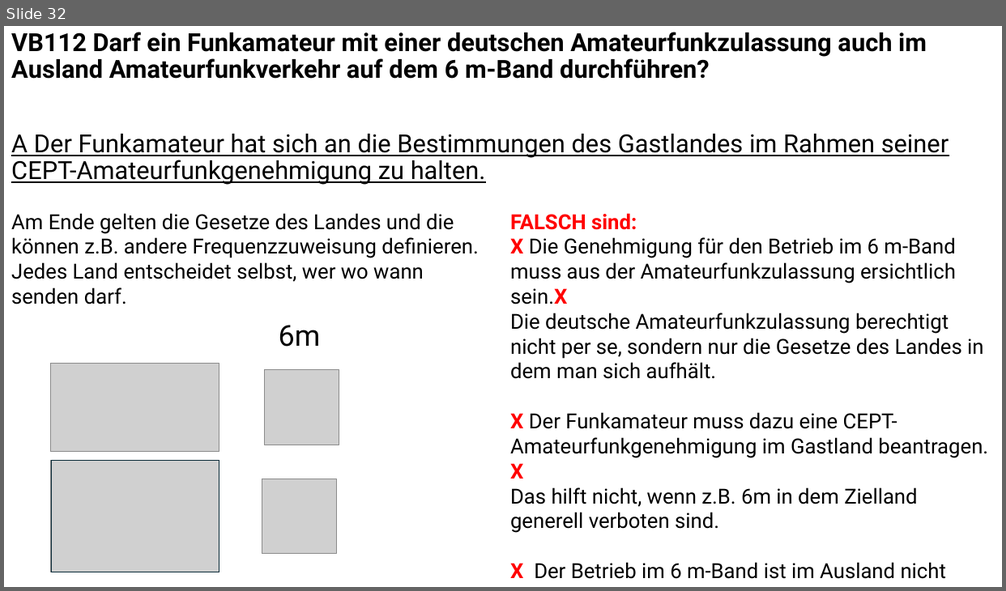
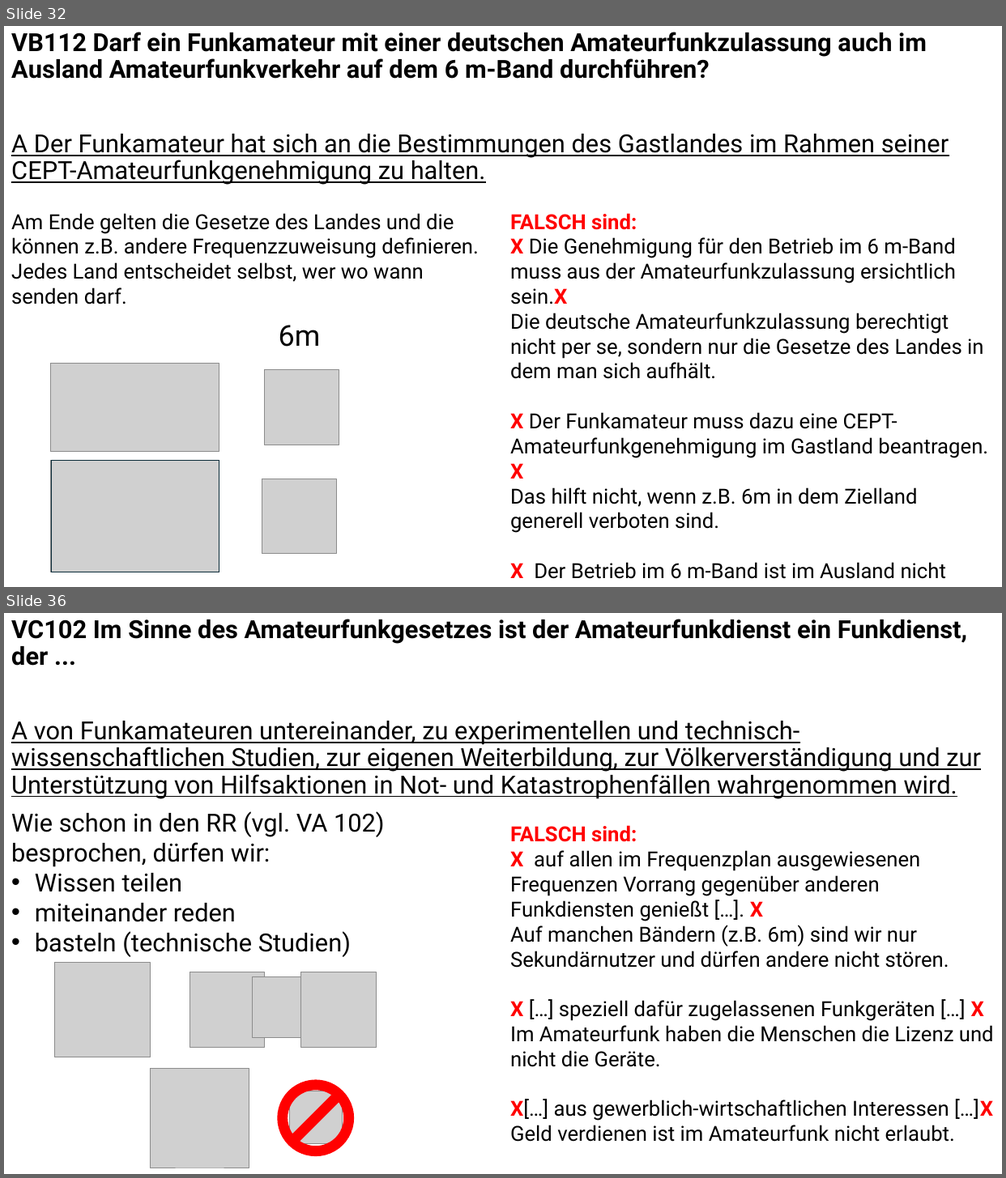
Before and after one commit to Nothinel/Lichtblicke_Amateurfunk, a slide deck: Kenntnisse_von_Vorschriften/Lichtblicke_Kenntnisse_von_Vorschriften.pptx. Shown one above the other, each under a label of ours: slide 32 before the commit, slides 32 and 36 after it; the slides between them are not shown. The pictures are 1006x591 and 1006x1178 pixels, drawn with LibreOffice and Linux fonts; fonts in the diff are those of the drawing; grey boxes stand for pictures. Boxes give left, top, right and bottom in pixels: in the first picture for what was removed or moved away, otherwise in the second. Text is boxed around its words. In the diff, an @@ line names an element or a change of style, - is before the commit and + after.

```diff
--- a/Kenntnisse_von_Vorschriften/Lichtblicke_Kenntnisse_von_Vorschriften.pptx
+++ b/Kenntnisse_von_Vorschriften/Lichtblicke_Kenntnisse_von_Vorschriften.pptx
@@ slide 36 added at bbox=[4, 613, 1002, 1174], background #FFFFFF @@
@@ text added at bbox=[11, 619, 981, 799], 24 pt, text #000000, underline @@
+VC102 Im Sinne des Amateurfunkgesetzes ist der Amateurfunkdienst ein Funkdienst, der ...
+A von Funkamateuren untereinander, zu experimentellen und technisch-wissenschaftlichen Studien, zur eigenen Weiterbildung, zur Völkerverständigung und zur Unterstützung von Hilfsaktionen in Not- und Katastrophenfällen wahrgenommen wird.
@@ text added at bbox=[11, 811, 385, 957], 24 pt, text #000000 @@
+Wie schon in den RR (vgl. VA 102) besprochen, dürfen wir:
+• Wissen teilen
+• miteinander reden
+• basteln (technische Studien)
@@ text added at bbox=[510, 825, 994, 1142], 20 pt, text #000000 @@
+FALSCH sind:
+X auf allen im Frequenzplan ausgewiesenen Frequenzen Vorrang gegenüber anderen Funkdiensten genießt […]. X
+Auf manchen Bändern (z.B. 6m) sind wir nur Sekundärnutzer und dürfen andere nicht stören.
+X […] speziell dafür zugelassenen Funkgeräten […] X
+Im Amateurfunk haben die Menschen die Lizenz und nicht die Geräte.
+X[…] aus gewerblich-wirtschaftlichen Interessen […]X
+Geld verdienen ist im Amateurfunk nicht erlaubt.
@@ picture added at bbox=[55, 963, 150, 1058] @@
@@ picture added at bbox=[189, 973, 265, 1048] @@
@@ picture added at bbox=[301, 973, 376, 1048] @@
@@ picture added at bbox=[253, 977, 313, 1038] @@
@@ picture added at bbox=[150, 1069, 249, 1169] @@
@@ ellipse added at bbox=[283, 1085, 349, 1152], outline #FF0000 10 pt @@
@@ picture added at bbox=[289, 1092, 342, 1144] @@
@@ line added from (339, 1095) to (292, 1142), #FF0000 10 pt @@
```
Also in this commit, not shown: 8 other slides added, 2 other files.
